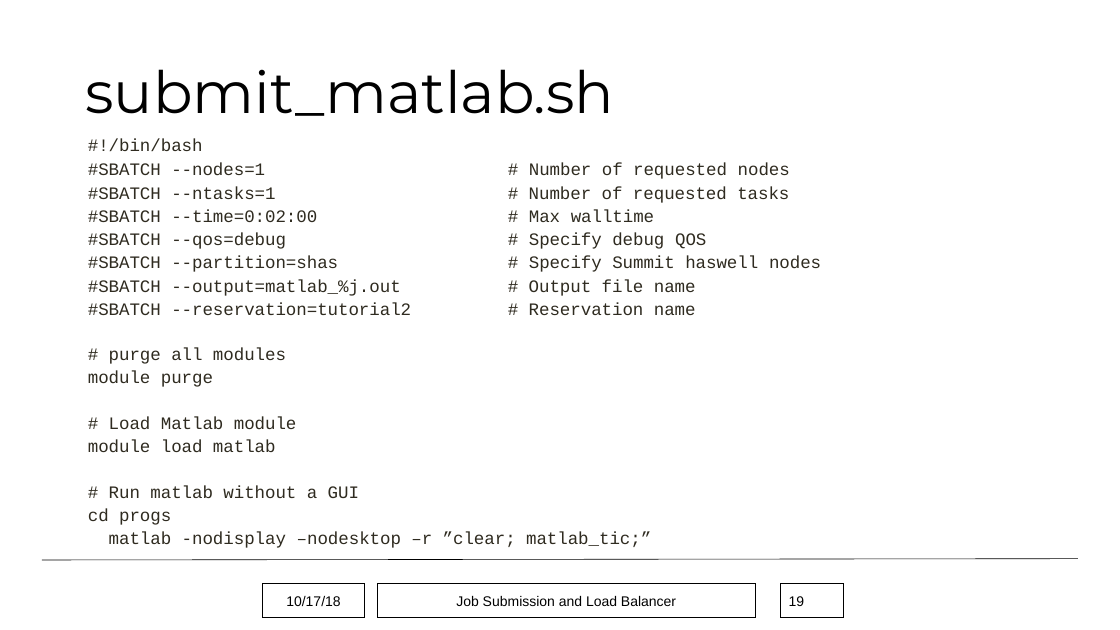
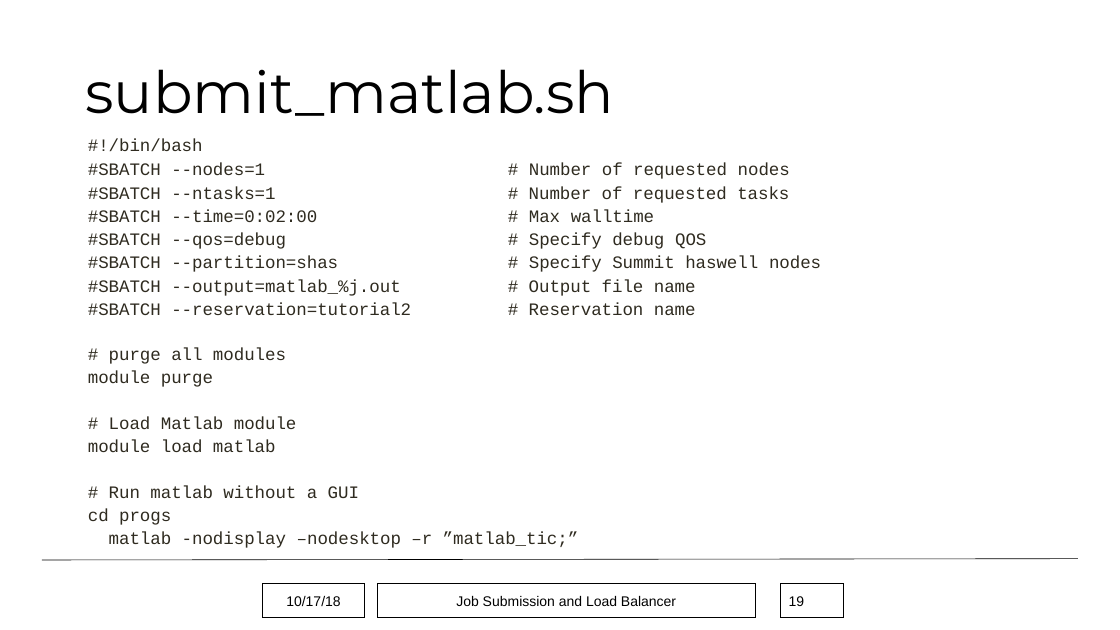
Before and after one commit to monaghaa/HPC_Short_Course_Fall_2018, a slide deck: slide 19 of Job_Submission/hpc_job_submission_Fall2018.pptx. Drawn at 1120x630 pixels with LibreOffice and Linux fonts; fonts in the diff are those of the drawing; background and template pictures are left out. Boxes give left, top, right and bottom in pixels: in the first picture for what was removed or moved away, otherwise in the second. Text is boxed around its words. In the diff, an @@ line names an element or a change of style, - is before the commit and + after.

```diff
--- a/Job_Submission/hpc_job_submission_Fall2018.pptx
+++ b/Job_Submission/hpc_job_submission_Fall2018.pptx
@@ text at <box>109,532,579,548</box>: text changed @@
-matlab -nodisplay –nodesktop –r ”clear; matlab_tic;”
+matlab -nodisplay –nodesktop –r ”matlab_tic;”
```
Also in this commit, not shown: 4 other slides changed, 4 other files.
